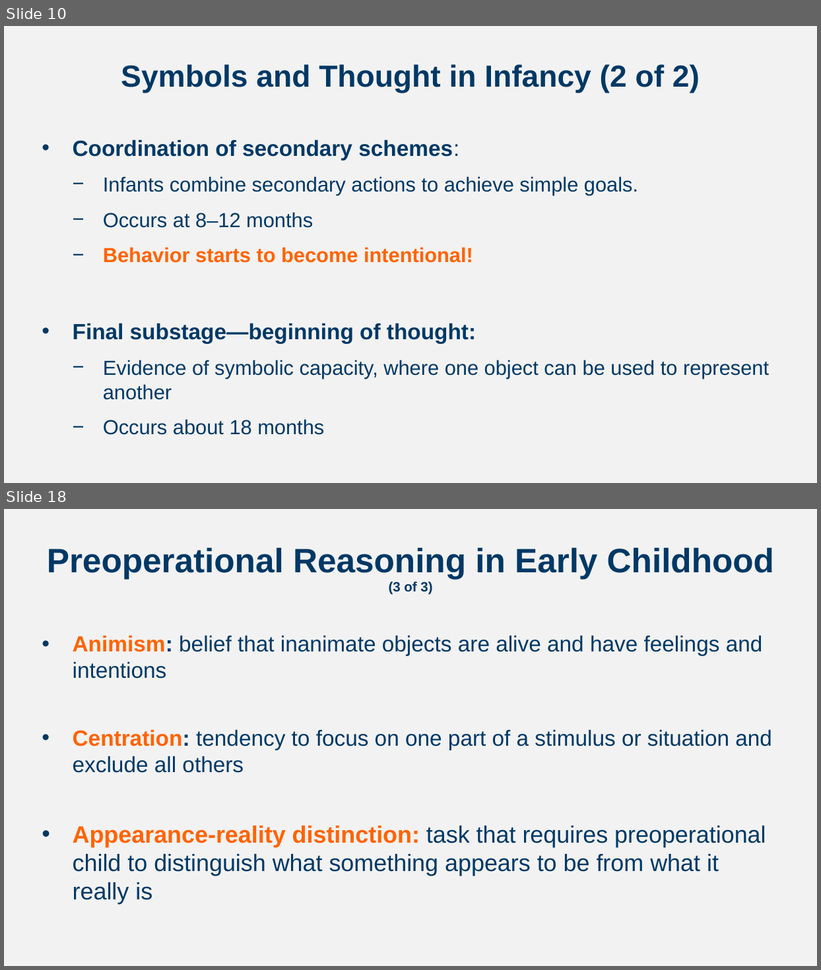
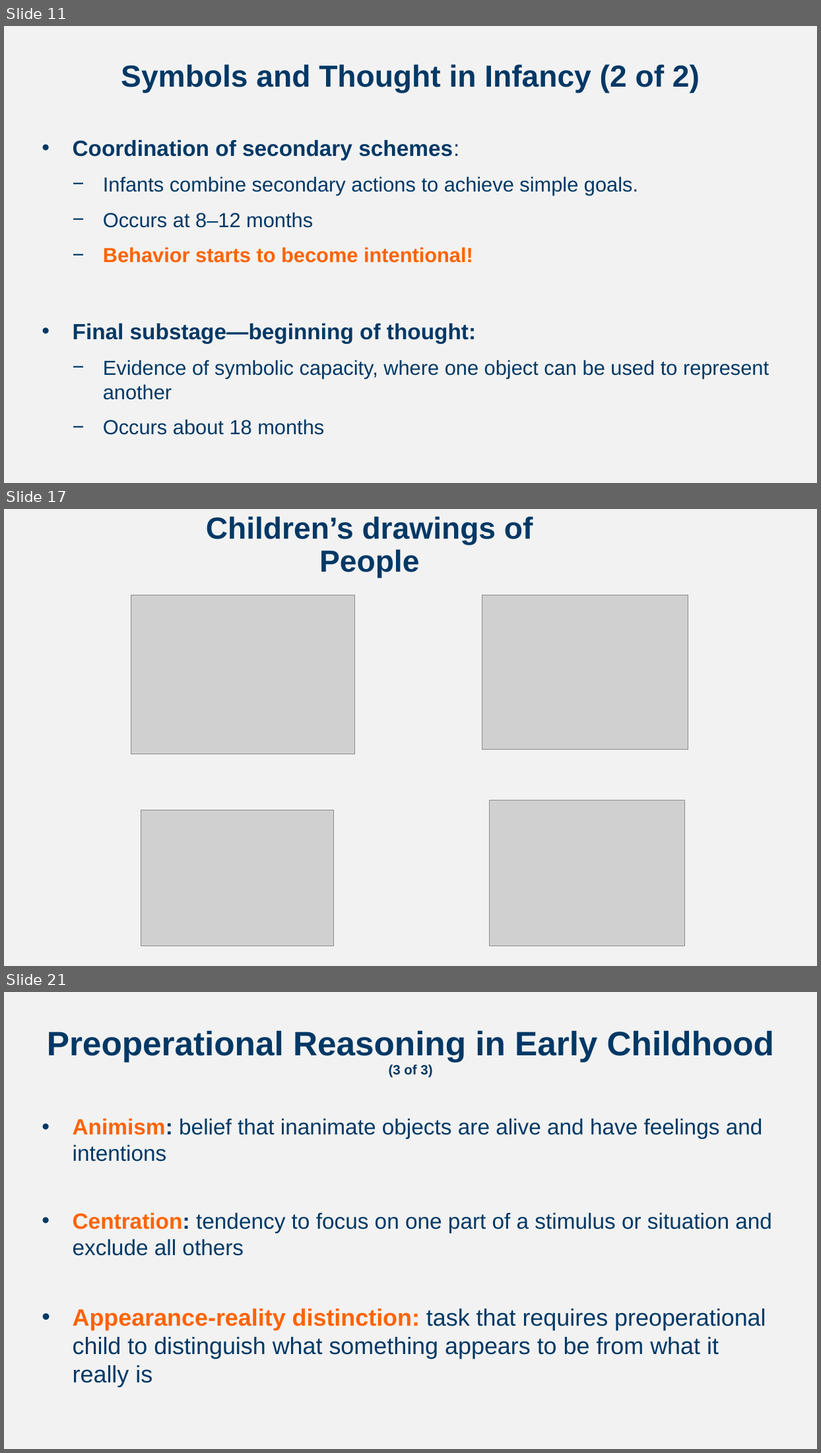
Before and after one commit to npm27/Teaching-Materials, a slide deck: Developmental Fall 23/Slides/Chapter 6.pptx. Shown one above the other, each under a label of ours: slides 10 and 18 before the commit, slides 11, 17 and 21 after it; the slides between them are not shown. The pictures are 821x970 and 821x1453 pixels, drawn with LibreOffice and Linux fonts; fonts in the diff are those of the drawing; grey boxes stand for pictures. Boxes give left, top, right and bottom in pixels: in the first picture for what was removed or moved away, otherwise in the second. Text is boxed around its words. In the diff, an @@ line names an element or a change of style, - is before the commit and + after.

```diff
--- a/Developmental Fall 23/Slides/Chapter 6.pptx
+++ b/Developmental Fall 23/Slides/Chapter 6.pptx
@@ slide 17 added at <box>4,509,817,966</box>, background #F2F2F2 @@
@@ title added at <box>206,516,533,578</box>, 36 pt, text #003865, bold @@
+Children’s drawings of People
@@ picture added at <box>131,595,354,755</box> @@
@@ picture added at <box>482,595,688,750</box> @@
@@ picture added at <box>490,801,684,947</box> @@
@@ picture added at <box>141,811,333,947</box> @@
@@ what was slide 10 is now slide 11 @@
@@ what was slide 18 is now slide 21 @@
```
Also in this commit, not shown: 10 slides changed, 3 other slides added, 1 slide removed, 1 other file.
